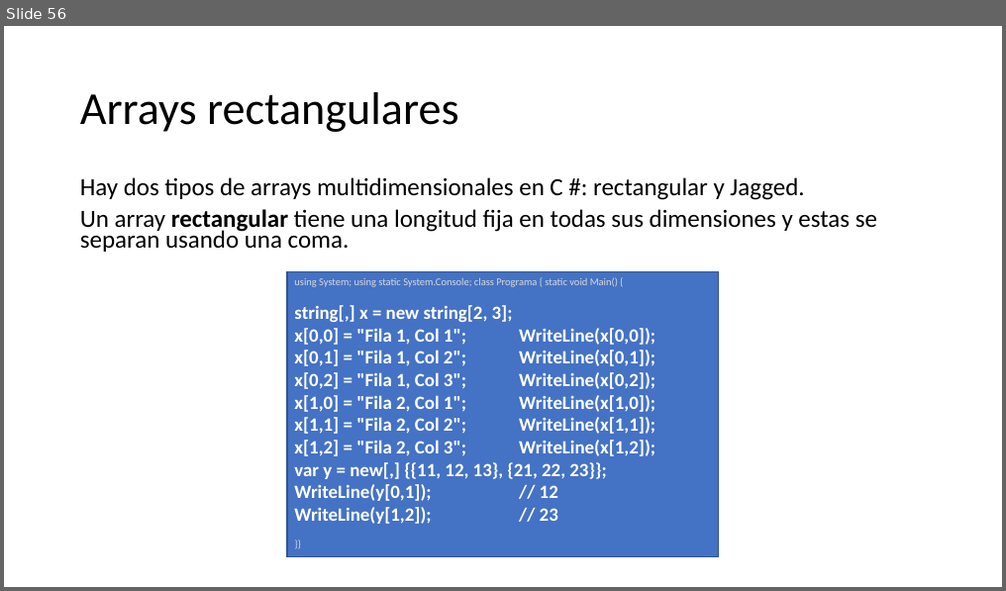
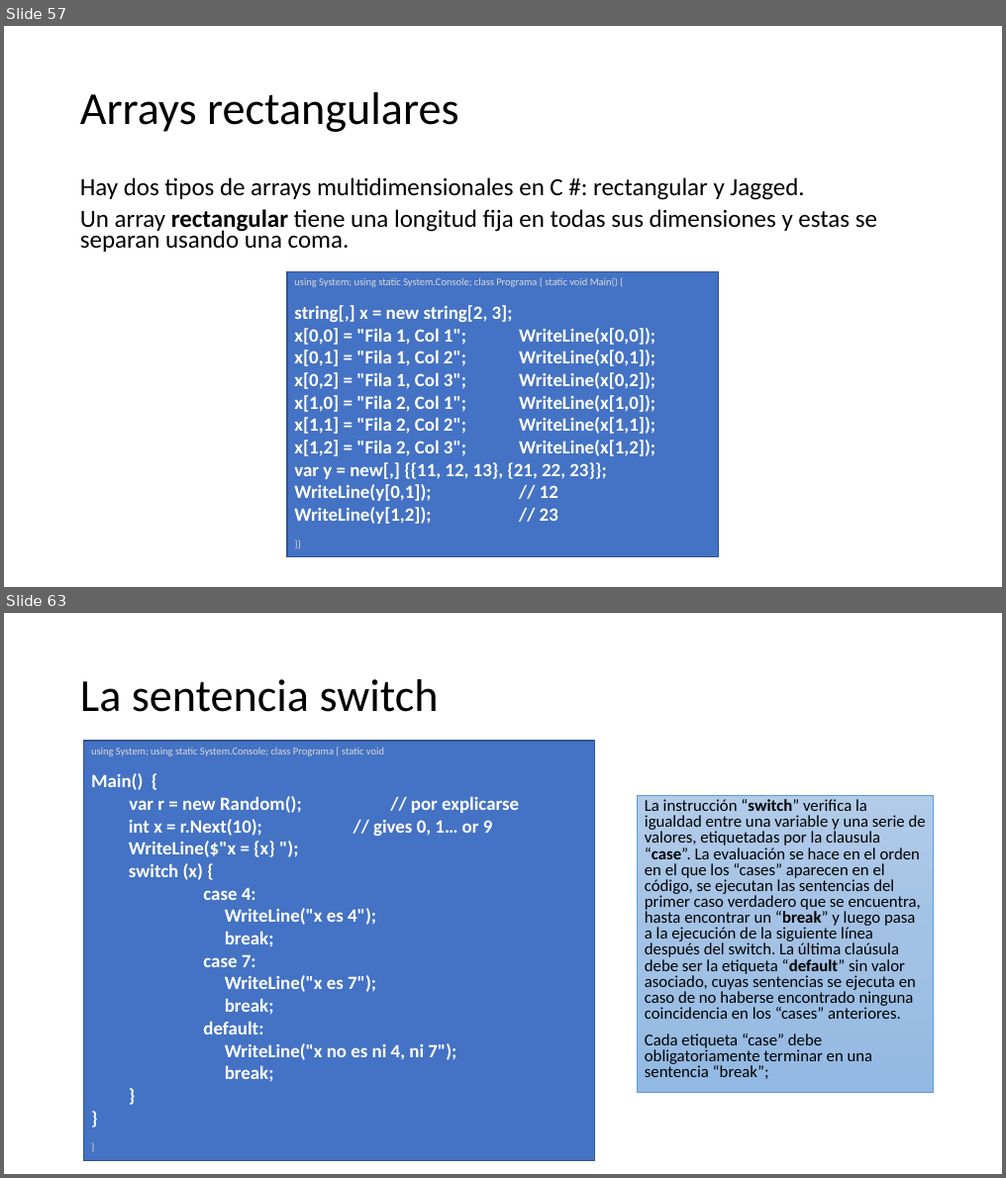
Before and after one commit to AlbertOsinaga/CursoCSharp__8, a slide deck: CSharpQuickReferencia.pptx. Shown one above the other, each under a label of ours: slide 56 before the commit, slides 57 and 63 after it; the slides between them are not shown. The pictures are 1006x591 and 1006x1178 pixels, drawn with LibreOffice and Linux fonts; fonts in the diff are those of the drawing. Boxes give left, top, right and bottom in pixels: in the first picture for what was removed or moved away, otherwise in the second. Text is boxed around its words. In the diff, an @@ line names an element or a change of style, - is before the commit and + after.

```diff
--- a/CSharpQuickReferencia.pptx
+++ b/CSharpQuickReferencia.pptx
@@ slide 63 added at (4, 613, 1002, 1174), background #FFFFFF @@
@@ title added at (80, 679, 439, 712), 44 pt, text #000000 @@
+La sentencia switch
@@ rectangle added at (84, 741, 595, 1161), fill #4472C4, outline #325491 1 pt, 18 pt, text #FFFFFF, bold @@
+using System; using static System.Console; class Programa { static void
+Main() {
+var r = new Random(); // por explicarse
+  int x = r.Next(10); // gives 0, 1… or 9
+  WriteLine($"x = {x} ");
+  switch (x) {
+  case 4:
+  WriteLine("x es 4");
+  break;
+  case 7:
+  WriteLine("x es 7");
+  break;
+  default:
+  WriteLine("x no es ni 4, ni 7");
+  break;
+  }
+}
+}
@@ text added at (638, 795, 934, 1092), fill gradient #B1CBE9 to #A3C1E5 to #93B9E4, outline #5B9BD5 0.5 pt, 16 pt, text #000000 @@
+La instrucción “switch” verifica la igualdad entre una variable y una serie de valores, etiquetadas por la clausula “case”. La evaluación se hace en el orden en el que los “cases” aparecen en el código, se ejecutan las sentencias del primer caso verdadero que se encuentra, hasta encontrar un “break” y luego pasa a la ejecución de la siguiente línea después del switch. La última claúsula debe ser la etiqueta “default” sin valor asociado, cuyas sentencias se ejecuta en caso de no haberse encontrado ninguna coincidencia en los “cases” anteriores.
+Cada etiqueta “case” debe obligatoriamente terminar en una sentencia “break”;
@@ what was slide 56 is now slide 57 @@
```
Also in this commit, not shown: 1 slide changed, 43 other slides added, 1 slide removed, 3 other files.
